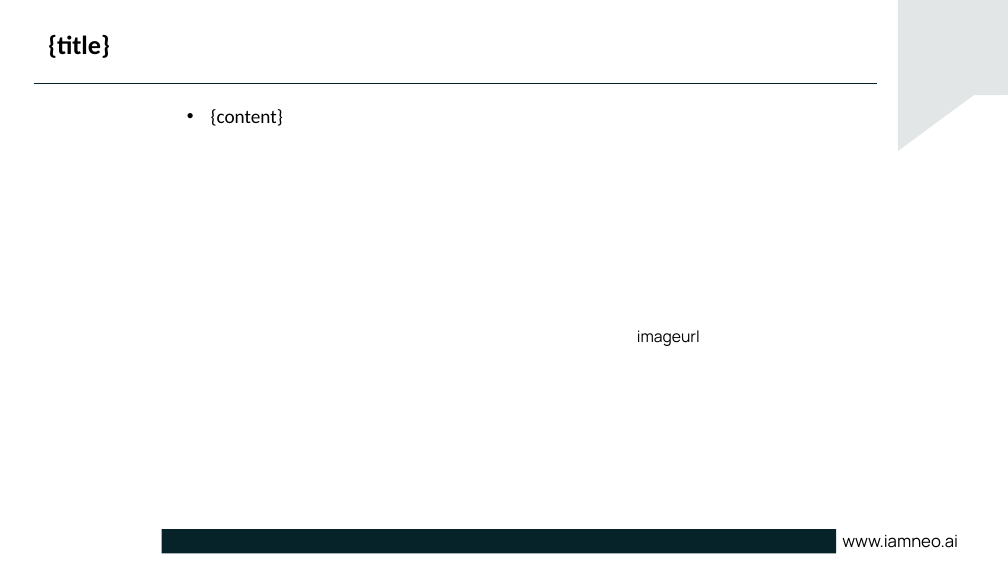
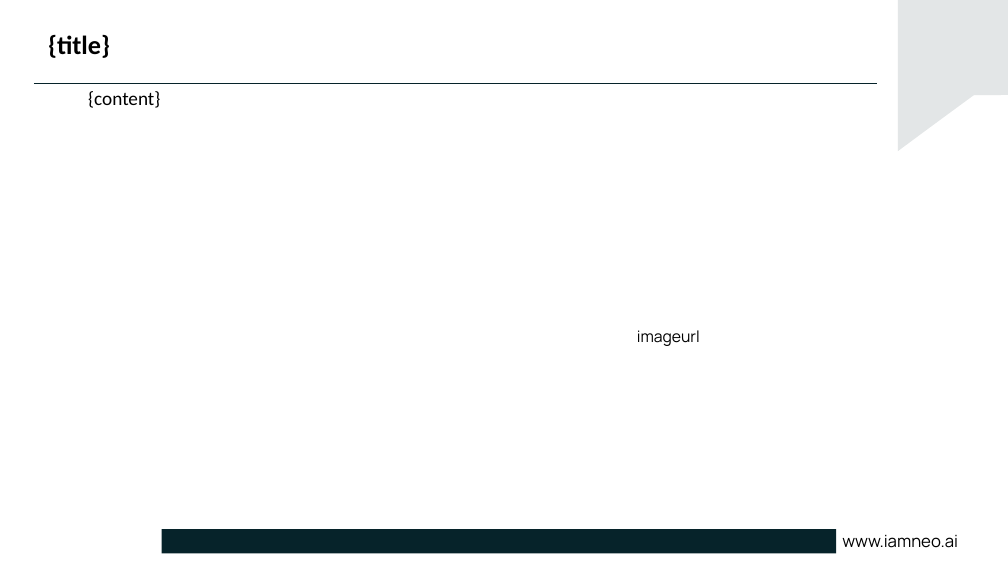
Before and after one commit to DivakarSathees/PptxGenerator-python, a slide deck: slide 2 of template_iamneo.pptx. Drawn at 1008x567 pixels with LibreOffice and Linux fonts; fonts in the diff are those of the drawing; background and template pictures are left out. Boxes give left, top, right and bottom in pixels: in the first picture for what was removed or moved away, otherwise in the second. Text is boxed around its words. In the diff, an @@ line names an element or a change of style, - is before the commit and + after.

Commit message:
ppt alignment

```diff
--- a/template_iamneo.pptx
+++ b/template_iamneo.pptx
@@ text "{content}": place and size @@
-text "{content}" at [211, 109, 283, 126]
+text "{content}" at [88, 91, 160, 108]
@@ text "{content}" at [88, 91, 160, 108]: alignment left to justified; bullet • to none @@
```
Also in this commit, not shown: 1 other slide changed, 2 other files.
